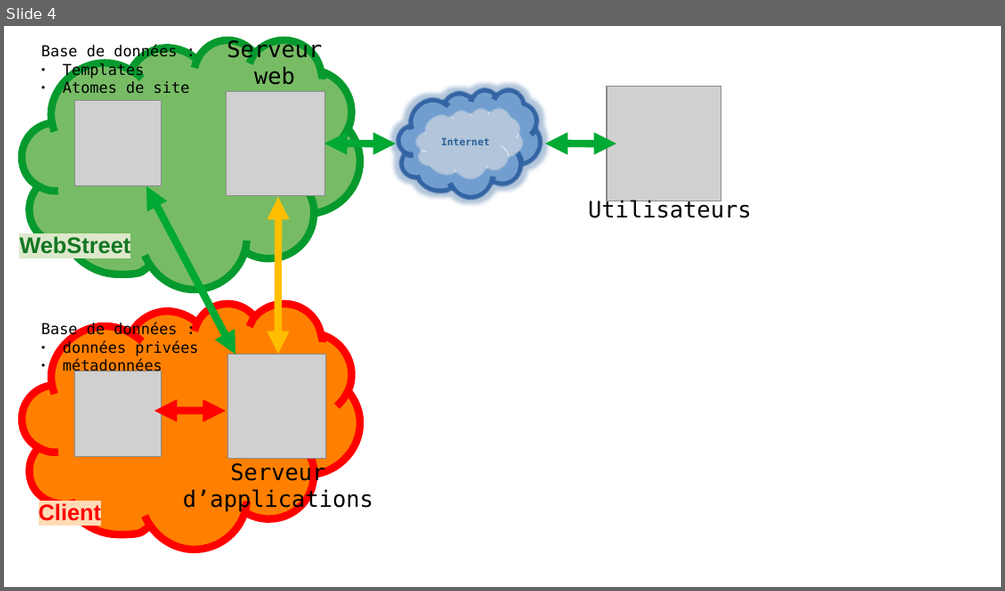
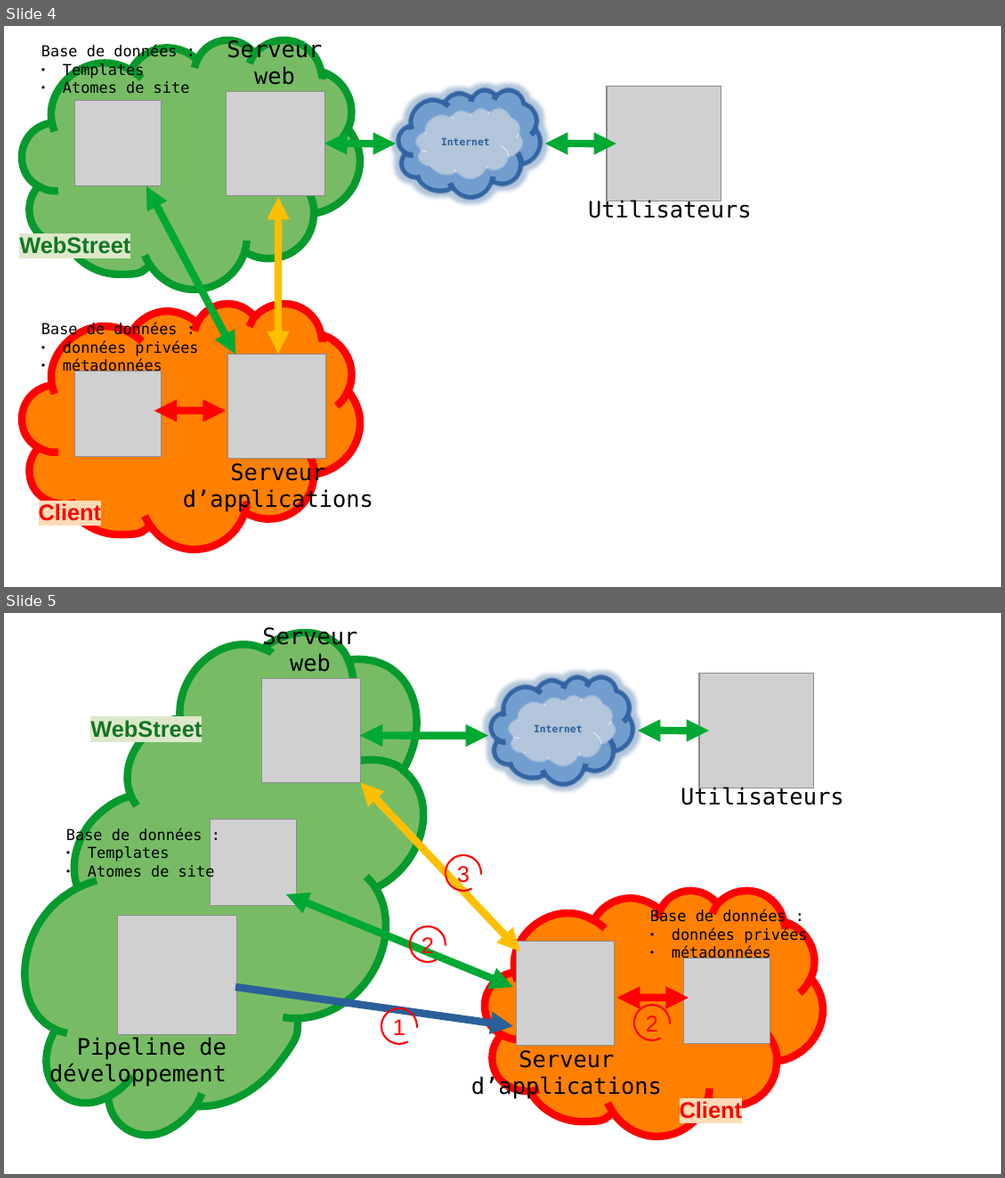
Before and after one commit to gattardm/P12, a slide deck: Sources/diagrammes.odp. Shown one above the other, each under a label of ours: slide 4 before the commit, slides 4 and 5 after it. The pictures are 1005x591 and 1005x1178 pixels, drawn with LibreOffice and Linux fonts; fonts in the diff are those of the drawing; grey boxes stand for pictures. Boxes give left, top, right and bottom in pixels: in the first picture for what was removed or moved away, otherwise in the second. Text is boxed around its words. In the diff, an @@ line names an element or a change of style, - is before the commit and + after.

```diff
--- a/Sources/diagrammes.odp
+++ b/Sources/diagrammes.odp
@@ slide 5 added at <box>4,613,1001,1174</box>, background #FFFFFF @@
@@ group added at <box>4,613,843,1174</box>: 8 texts, 6 pictures, 5 double arrows, 4 freeform shapes, 4 arc (boxed as its full ellipse)s, 1 arrow @@
+Serveur d’applications
+Base de données :
+● Templates
+● Atomes de site
+Serveur
+web
+Internet
+Utilisateurs
+WebStreet
+Client
+Base de données :
+● données privées
+● métadonnées
+Pipeline de développement
+1
+2
+3
+2
```
Also in this commit, not shown: 2 other files.
